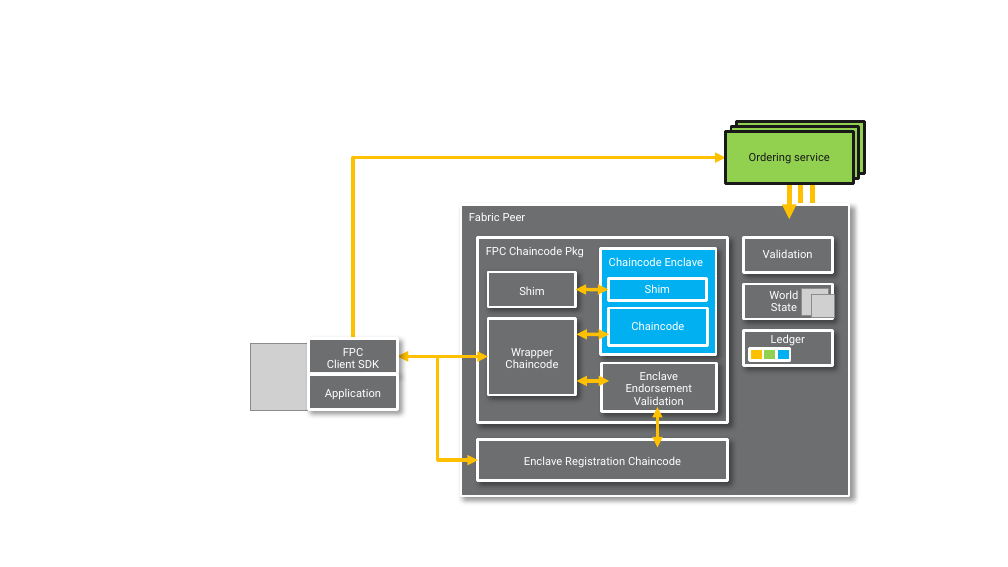
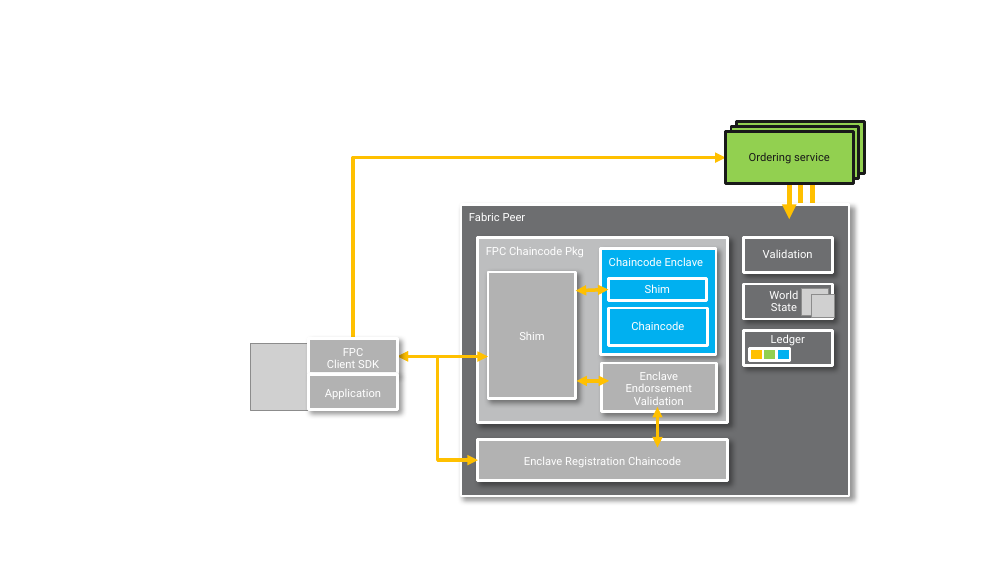
Before and after one commit to hyperledger/fabric-rfcs, a slide deck: slide 2 of images/fpc/high-level/hl-diagrams.pptx. Drawn at 1008x567 pixels with LibreOffice and Linux fonts; fonts in the diff are those of the drawing; grey boxes stand for pictures. Boxes give left, top, right and bottom in pixels: in the first picture for what was removed or moved away, otherwise in the second. Text is boxed around its words. In the diff, an @@ line names an element or a change of style, - is before the commit and + after.

Commit message:
A few image tweaks
* simplified untrusted part
* different color for (non-enclave) FPC stuff vs standard Fabric
* fixed flows (numbering, some missing steps, format)

```diff
--- a/images/fpc/high-level/hl-diagrams.pptx
+++ b/images/fpc/high-level/hl-diagrams.pptx
@@ rectangle "FPC Chaincode Pkg" at <box>478,238,727,422</box>: fill #6D6E70 to #BDBEBF @@
@@ fill #6D6E70 to #B2B2B2 in 5 elements at <box>478,439,727,480</box>, <box>601,363,716,411</box>, <box>308,339,398,374</box>, <box>308,374,398,408</box>, <box>488,272,576,398</box> @@
@@ rectangle "Shim": place and size @@
-rectangle "Shim" at <box>488,272,576,307</box>
+rectangle "Shim" at <box>488,272,576,398</box>
@@ rectangle removed at <box>488,319,576,395</box> @@
-Wrapper
-Chaincode
@@ double arrow removed from (577, 335) to (609, 335) @@
```
Also in this commit, not shown: 3 other slides changed, 4 other files.
